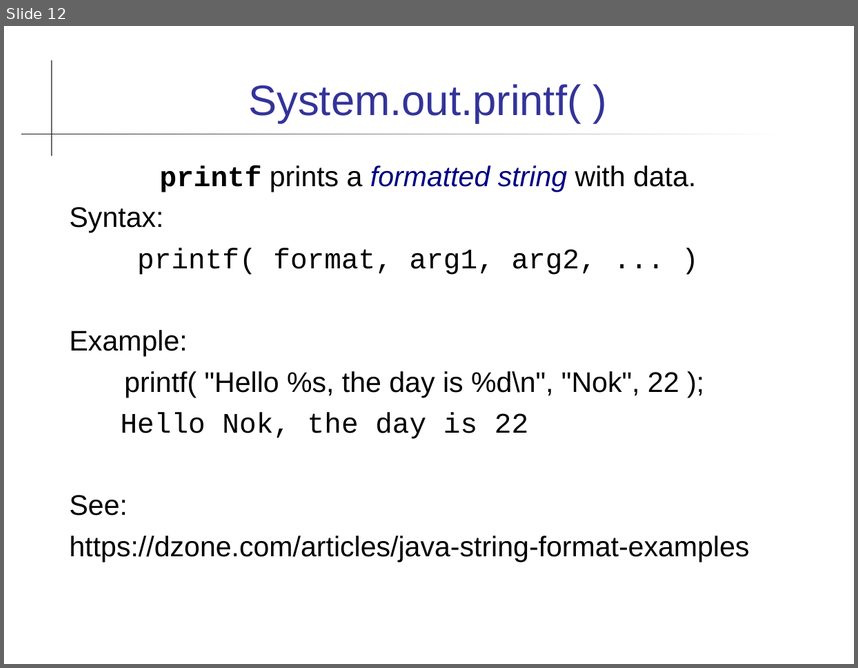
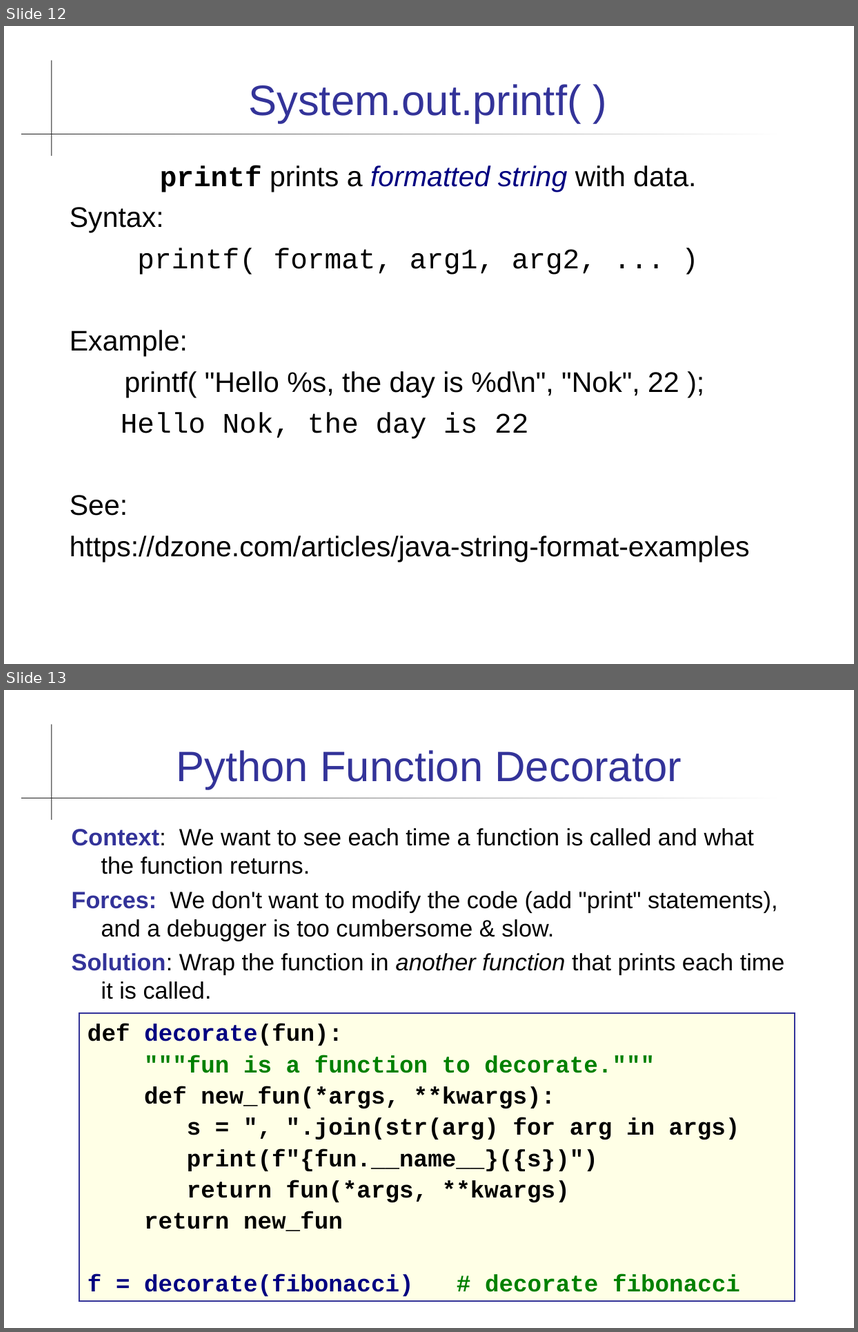
Before and after one commit to skeoop/skeoop.github.io, a slide deck: patterns/Decorator-Pattern.ppt. Shown one above the other, each under a label of ours: slide 12 before the commit, slides 12 and 13 after it. The pictures are 858x668 and 858x1332 pixels, drawn with LibreOffice and Linux fonts; fonts in the diff are those of the drawing. Boxes give left, top, right and bottom in pixels: in the first picture for what was removed or moved away, otherwise in the second. Text is boxed around its words. In the diff, an @@ line names an element or a change of style, - is before the commit and + after.

```diff
--- a/patterns/Decorator-Pattern.ppt
+++ b/patterns/Decorator-Pattern.ppt
@@ slide 13 added at (x1=4, y1=690, x2=854, y2=1328), background #FFFFFF; not listed: 2 template elements that a slide beside it also shows @@
@@ title added at (x1=176, y1=750, x2=681, y2=789), 36 pt, text #333399 @@
+Python Function Decorator
@@ text added at (x1=72, y1=828, x2=785, y2=999), 20 pt, text #000000 @@
+Context: We want to see each time a function is called and what the function returns.
+Forces: We don't want to modify the code (add "print" statements), and a debugger is too cumbersome & slow.
+Solution: Wrap the function in another function that prints each time it is called.
@@ rectangle added at (x1=79, y1=1013, x2=795, y2=1301), fill #FFFFE6, outline #333399 0.99 pt, 20 pt, text #000000, bold @@
+def decorate(fun):
+"""fun is a function to decorate."""
+def new_fun(*args, **kwargs):
+s = ", ".join(str(arg) for arg in args)
+print(f"{fun.__name__}({s})")
+return fun(*args, **kwargs)
+return new_fun
+f = decorate(fibonacci) # decorate fibonacci
```
Also in this commit, not shown: 2 slides changed, 1 other slide added, 1 slide removed, 5 other files.
